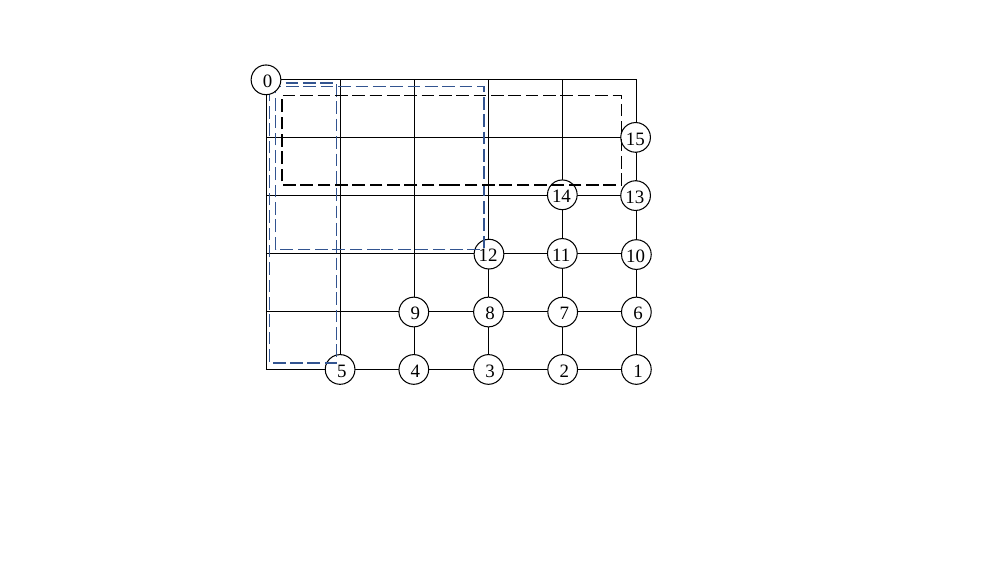
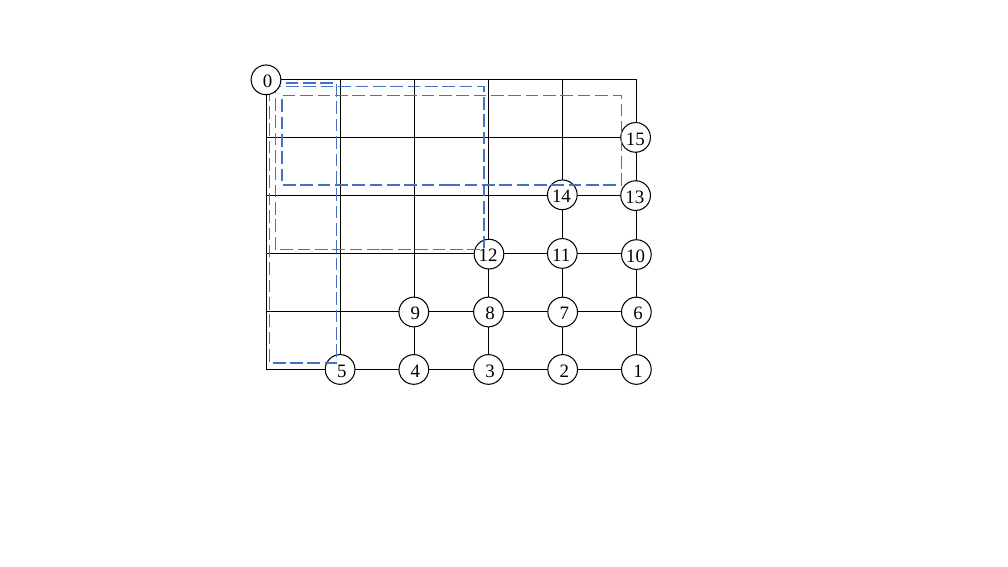
Before and after one commit to SJTUMichael/-, a slide deck: slide 8 of 示意图.pptx. Drawn at 1008x567 pixels with LibreOffice and Linux fonts; fonts in the diff are those of the drawing. Boxes give left, top, right and bottom in pixels: in the first picture for what was removed or moved away, otherwise in the second. Text is boxed around its words. In the diff, an @@ line names an element or a change of style, - is before the commit and + after.

```diff
--- a/示意图.pptx
+++ b/示意图.pptx
@@ rectangle at (269, 83, 337, 363): outline #325491 1.5 pt dashed to #4472C4 1.5 pt dashed @@
@@ rectangle at (276, 86, 484, 250): outline #325491 1.5 pt dashed to #4472C4 1.5 pt dashed @@
@@ rectangle at (282, 95, 622, 185): outline #000000 1.5 pt dashed to #4472C4 1.5 pt dashed @@
```
Also in this commit, not shown: 2 other slides changed, 2 slides added, 1 slide removed, 3 other files.
